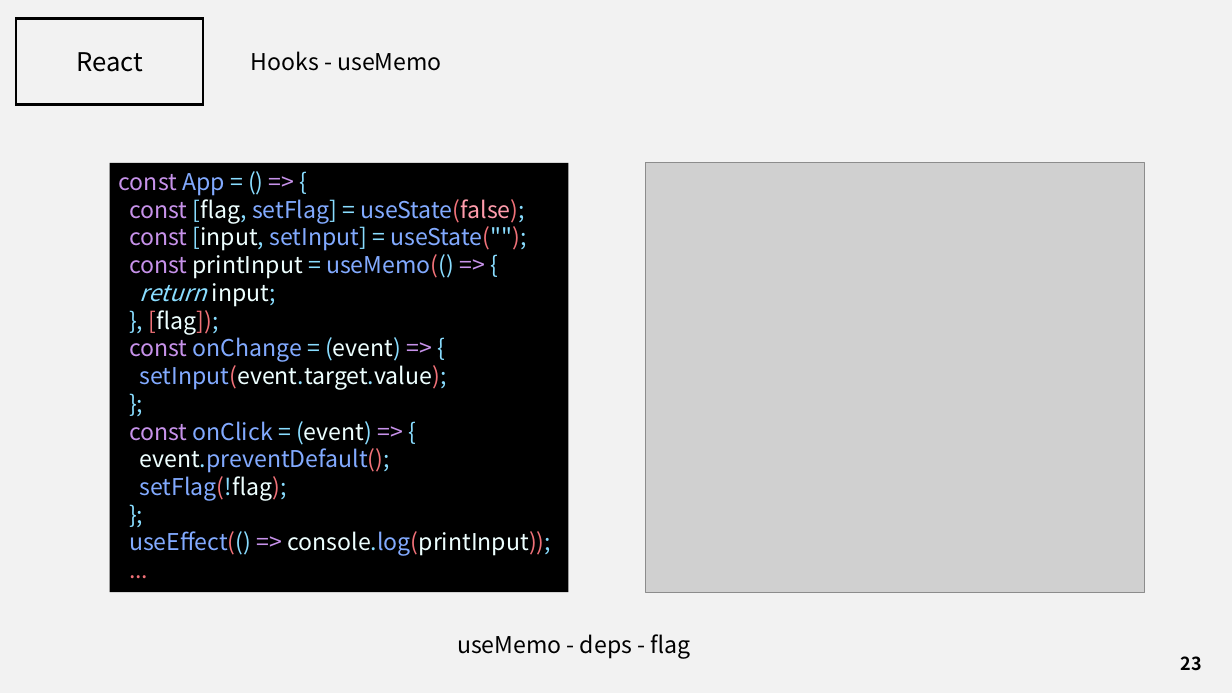
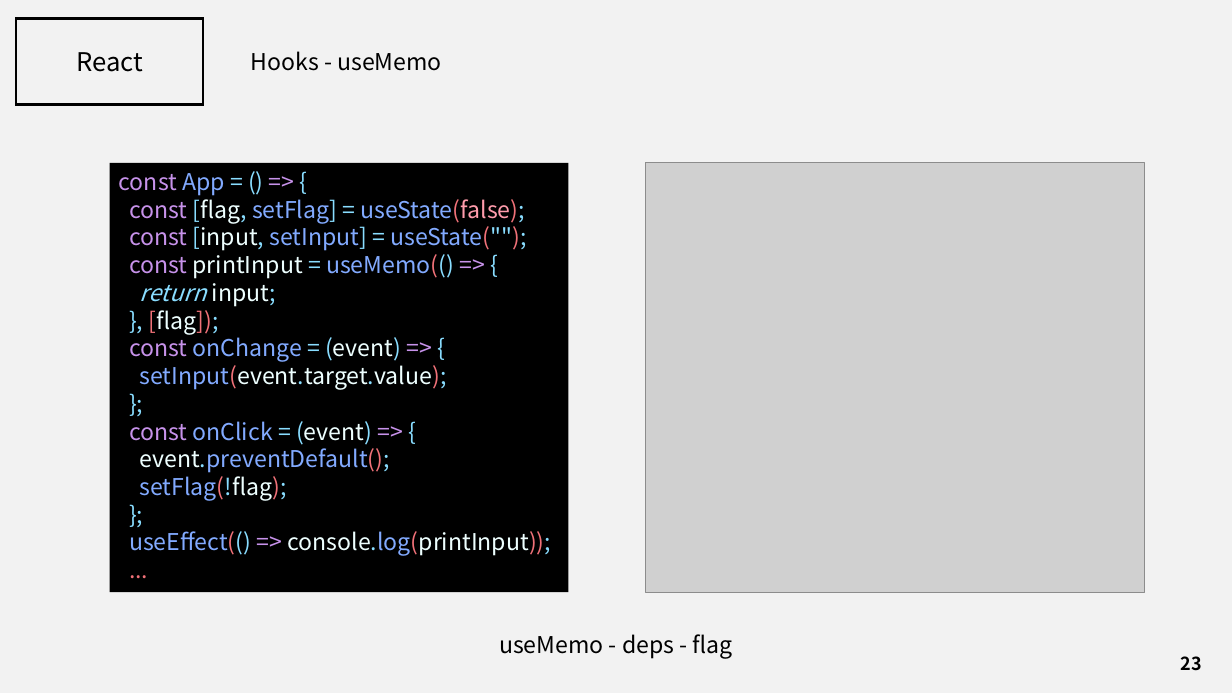
Before and after one commit to J3SUNG/Seminar, a slide deck: slide 23 of 210226_React_2.pptx. Drawn at 1232x693 pixels with LibreOffice and Linux fonts; fonts in the diff are those of the drawing; grey boxes stand for pictures. Boxes give left, top, right and bottom in pixels: in the first picture for what was removed or moved away, otherwise in the second. Text is boxed around its words. In the diff, an @@ line names an element or a change of style, - is before the commit and + after.

```diff
--- a/210226_React_2.pptx
+++ b/210226_React_2.pptx
@@ text "useMemo - deps - flag" at <box>499,634,733,658</box>: alignment left to centre @@
```
Also in this commit, not shown: 3 other slides changed, 2 slides added.
